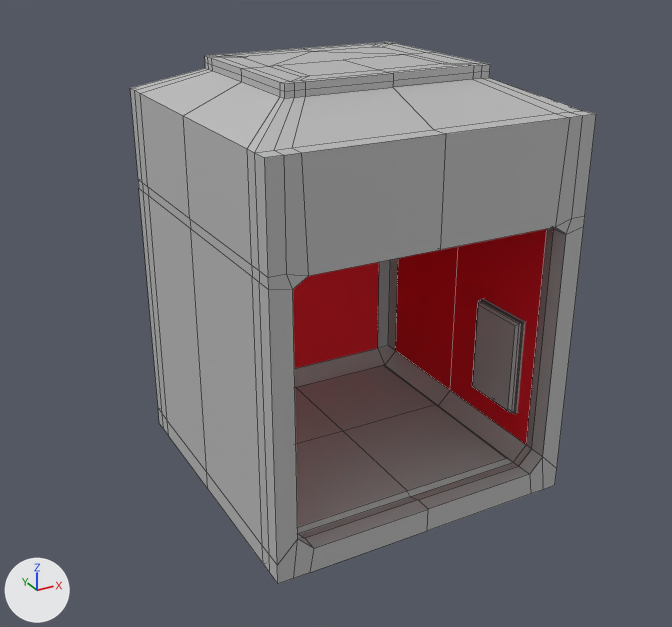
Before and after pictures for a commit that changed the FBX model Client/BiReJe JoCo/Assets/Art/Meshes/Structures/elevator_01_hull.fbx.
Before and after are seen from a 50 mm camera at (-0.0446, -0.0794, 0.0579) aimed at (0.0004, 0.0024, 0.017). Arrows for +X, +Y and +Z are at lower left; the lights stay in place. Mesh edges are drawn as thin lines. Where no turn or scale is listed for an object, it has been applied to the vertices.

Objects in the first picture: 'Elevator_01_hull'.
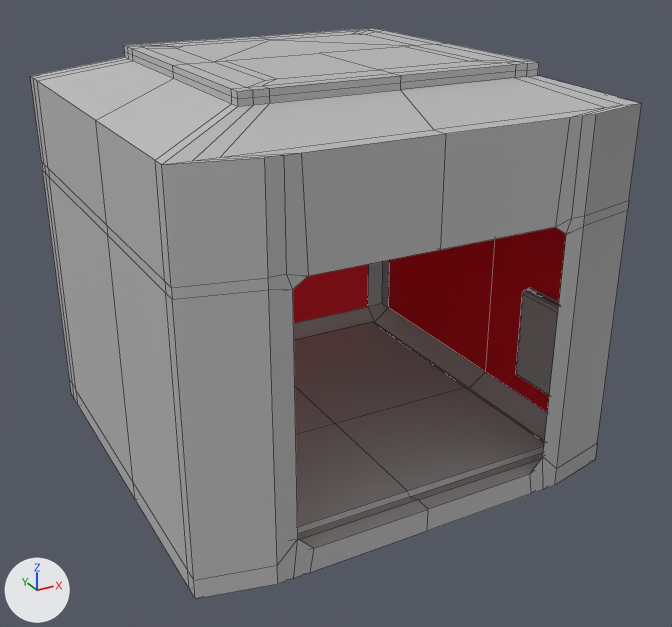
Commit message: [*] elevator hull dimentions

Location of each change, [x1, y1, x2, y2] in pixels of the pictures (672 x 627 px; the box of a moved part takes in the faces that stretch with it):
'Elevator_01_hull', reshaped (31% wider): before [130, 42, 596, 584]; after [30, 28, 642, 599]
part 1 of me_mesh, moved or reshaped: before [472, 299, 526, 414]; after [516, 288, 559, 395]
part 2 of me_mesh, moved or reshaped: before [130, 42, 594, 583]; after [30, 28, 642, 599]

The edits, one by one:
me_mesh is used by ob_elevator_01_hull; location (0.0, -0.0007, 0.0).
me_mesh had 441 vertices, 441 faces and spanned x -0.0164..0.0164, y -0.0164..0.0164, z 0.0011..0.0443.
me_mesh now has 441 vertices, 441 faces and spans x -0.0237..0.0237, y -0.0164..0.0288, z 0.0011..0.0443.
me_mesh part 1: the loose piece of 36 vertices spanning x 0.0137..0.0158, y -0.0113..-0.0042, z 0.0078..0.0186 is scaled about the mesh origin by (1.45, 1, 1).
me_mesh part 2: 362 of 441 vertices moved; they spanned x -0.0164..0.0164, y -0.0146..0.0164, z 0.0011..0.0443 and now span x -0.0237..0.0237, y -0.0146..0.0288, z 0.0011..0.0443; mean shift (0.0, 0.0063, 0.0); largest move (0.0164, 0.0164, 0.0301) -> (0.0237, 0.0288, 0.0301).
